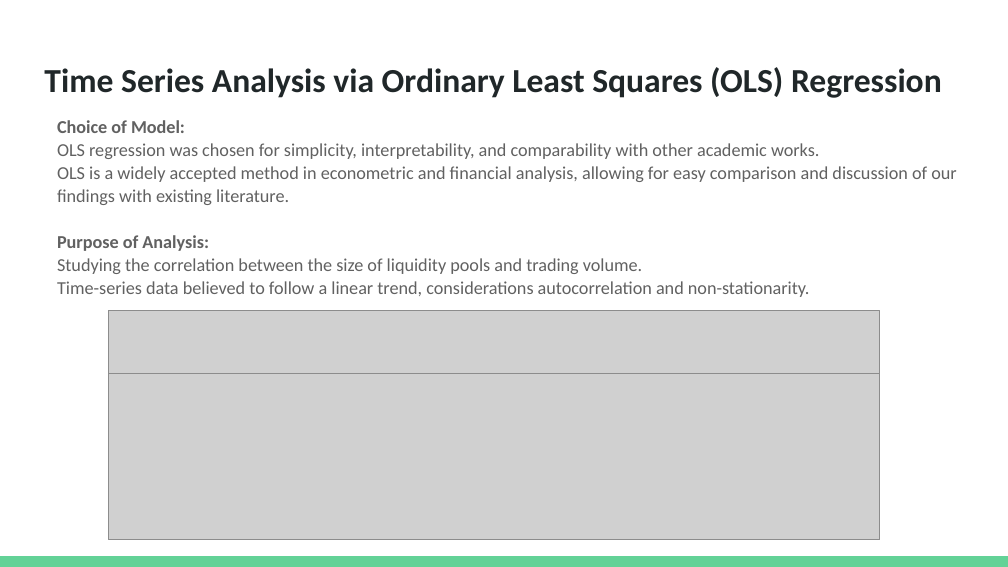
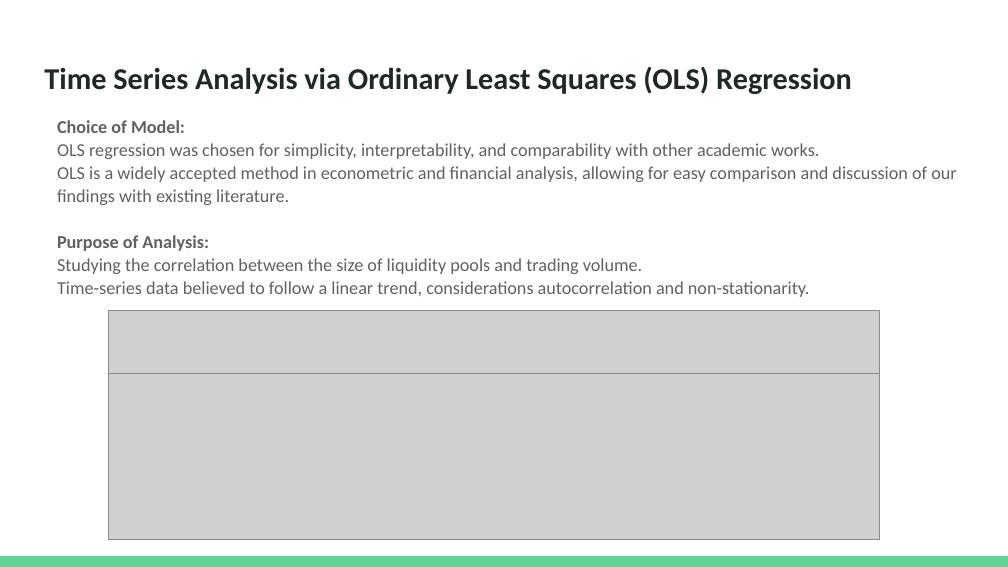
Before and after one commit to datagero/defi-liquidity-events-effect, a slide deck: slide 11 of Final Presentation Slides/Team 111 Presentation Slides.pptx. Drawn at 1008x567 pixels with LibreOffice and Linux fonts; fonts in the diff are those of the drawing; grey boxes stand for pictures. Boxes give left, top, right and bottom in pixels: in the first picture for what was removed or moved away, otherwise in the second. Text is boxed around its words. In the diff, an @@ line names an element or a change of style, - is before the commit and + after.

```diff
--- a/Final Presentation Slides/Team 111 Presentation Slides.pptx
+++ b/Final Presentation Slides/Team 111 Presentation Slides.pptx
@@ title "Time Series Analysis via Ordinary ..." at [44, 66, 852, 94]: size 24 to 21.6 pt @@
```
Also in this commit, not shown: 14 other slides changed, 1 slide removed, 3 other files.
